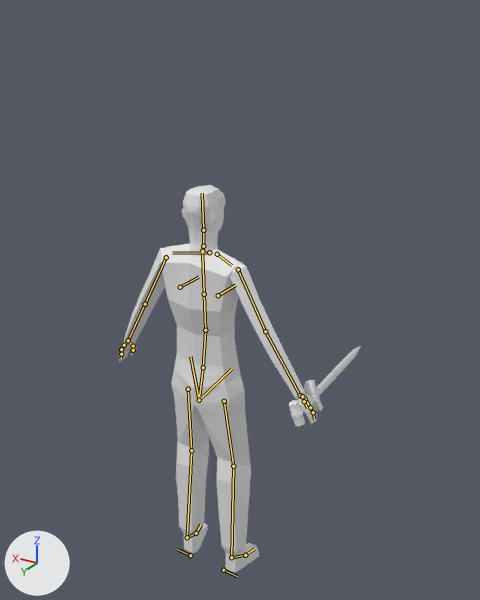
The Blender file salemstalker/Assets/3D/charatermodel/maincharacterblank.blend: old version first, new version second.
Both versions are drawn from a camera (50 mm lens) standing at (-1.42, 2.09, 2.47) and looking at (0.01, -0.29, 1.28). The axes (+X, +Y, +Z) are drawn at lower left. The lights are the same throughout. The bones that bend it are drawn over the model as lines.
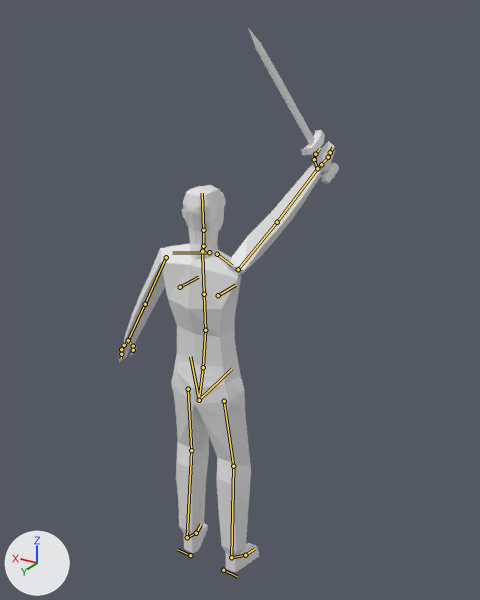
The newer file adds an action. The first version stands in its rest pose; the second is drawn at frame 1 of the action 'attack'.

Boxes [x1, y1, x2, y2] around the edits, measured in the pictures (480 x 600 px):
'Cube', posed
    both: [161, 244, 259, 572]
'Cube.002', posed (9% wider, 25% taller)
    before: [119, 248, 317, 424]
    after: [119, 141, 335, 362]
'Cylinder', posed (26% wider, 91% taller)
    before: [289, 346, 361, 427]
    after: [248, 28, 339, 184]
bone 'upper_arm.R', root to tip
    before: (238, 269) to (265, 331)
    after: (238, 269) to (277, 222)

The edits, one by one:
Bone 'upper_arm.R' (bone_upper_arm_r) turns from (0, 0, 0) to (117, 10, 21) degrees about its own x, y and z.
